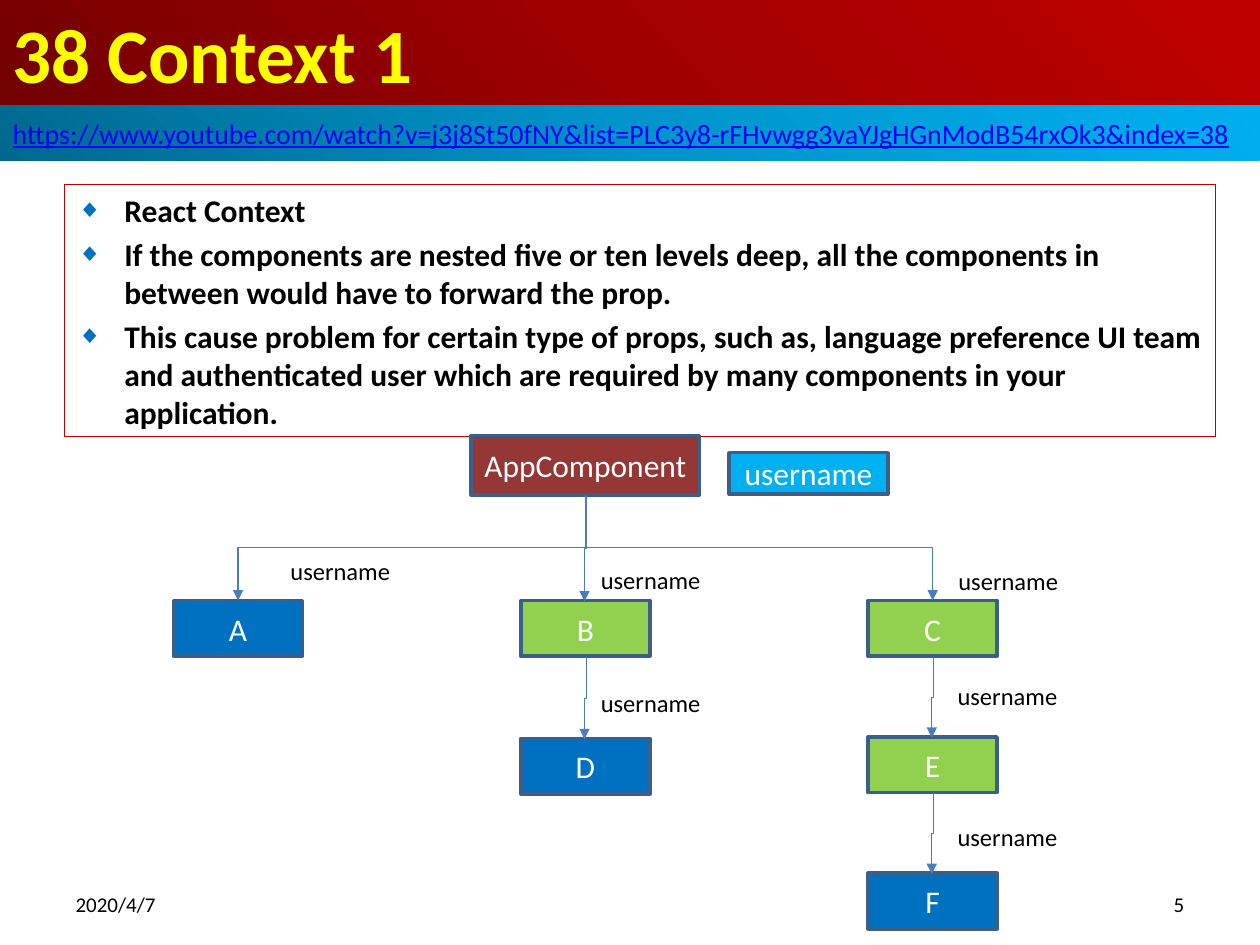
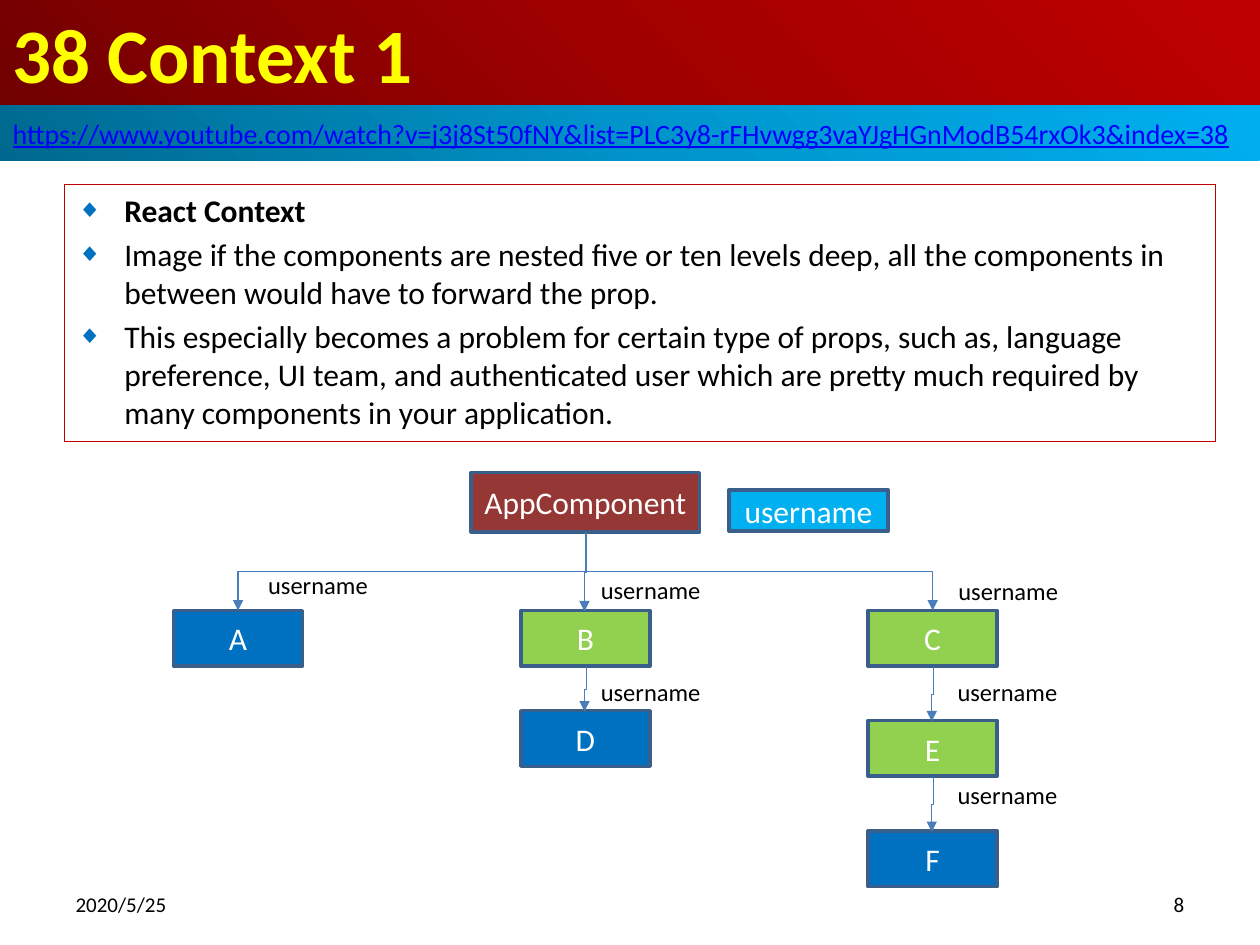
Before and after one commit to peterhchen/800-React-Hook, a slide deck: slide 8 of 38_Context1.pptx (slide 5 before the commit). Drawn at 1260x945 pixels with LibreOffice and Linux fonts; fonts in the diff are those of the drawing. Boxes give left, top, right and bottom in pixels: in the first picture for what was removed or moved away, otherwise in the second. Text is boxed around its words. In the diff, an @@ line names an element or a change of style, - is before the commit and + after.

Commit message:
WHy we need the context?

```diff
--- a/38_Context1.pptx
+++ b/38_Context1.pptx
@@ subtitle "React Context": place and size @@
-subtitle "React Context" at (64, 185, 1215, 437)
+subtitle "React Context" at (64, 185, 1215, 442)
@@ subtitle at (124, 244, 1164, 429): text changed; bold off @@
-◆ If the components are nested five or ten levels deep, all the components in between would have to forward the prop.
-◆ This cause problem for certain type of props, such as, language preference UI team and authenticated user which are required by many components in your application.
+◆ Image if the components are nested five or ten levels deep, all the components in between would have to forward the prop.
+◆ This especially becomes a problem for certain type of props, such as, language preference, UI team, and authenticated user which are pretty much required by many components in your application.
@@ rectangle "AppComponent": place and size @@
-rectangle "AppComponent" at (471, 436, 699, 495)
+rectangle "AppComponent" at (471, 472, 699, 532)
@@ rectangle "username": place and size @@
-rectangle "username" at (730, 452, 888, 494)
+rectangle "username" at (730, 490, 888, 532)
@@ elbow arrow moved from (586, 495) - (238, 601) to (586, 532) - (238, 611) @@
@@ elbow arrow moved from (586, 495) - (585, 601) to (586, 533) - (585, 611) @@
@@ elbow arrow moved from (586, 495) - (932, 601) to (586, 532) - (932, 611) @@
@@ text "username": place and size @@
-text "username" at (290, 568, 390, 581)
+text "username" at (268, 582, 368, 595)
@@ 3 rectangles, 2 texts: place and size @@
-3 rectangles, 2 texts at (174, 577, 1058, 656)
+3 rectangles, 2 texts at (174, 587, 1058, 667)
@@ elbow arrow moved from (586, 658) - (585, 740) to (586, 667) - (585, 712) @@
@@ text "username": place and size @@
-text "username" at (601, 700, 701, 712)
+text "username" at (601, 689, 701, 701)
@@ elbow arrow moved from (934, 658) - (931, 738) to (934, 667) - (931, 722) @@
@@ text "username": place and size @@
-text "username" at (958, 693, 1058, 705)
+text "username" at (958, 689, 1058, 701)
@@ rectangle "D": place and size @@
-rectangle "D" at (520, 738, 649, 794)
+rectangle "D" at (520, 711, 649, 766)
@@ rectangle "E": place and size @@
-rectangle "E" at (868, 737, 997, 793)
+rectangle "E" at (868, 721, 997, 776)
@@ elbow arrow moved from (934, 794) - (931, 874) to (934, 777) - (931, 832) @@
@@ text "username": place and size @@
-text "username" at (958, 834, 1058, 846)
+text "username" at (958, 792, 1058, 804)
@@ rectangle "F": place and size @@
-rectangle "F" at (868, 873, 997, 929)
+rectangle "F" at (868, 832, 997, 887)
@@ text at (76, 897, 167, 913): text changed @@
-2020/4/7
+2020/5/25
@@ page number at (1174, 897, 1185, 912): text changed @@
-5
+8
```
Also in this commit, not shown: 7 other slides changed, 3 slides added.
